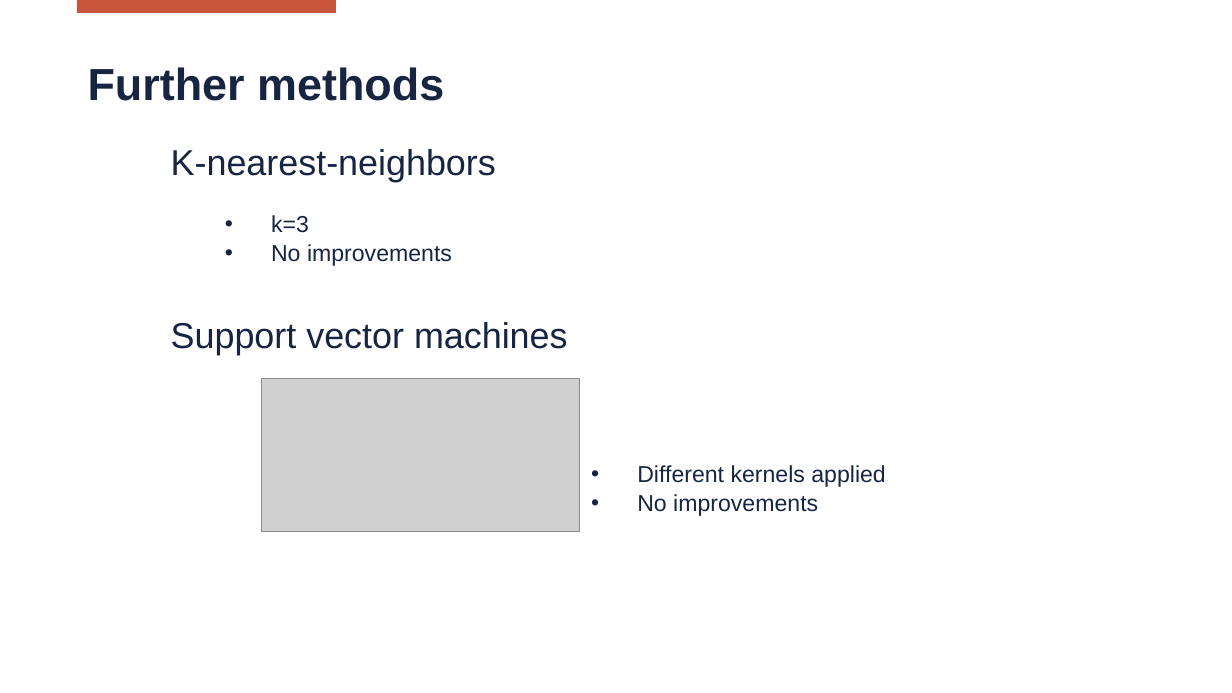
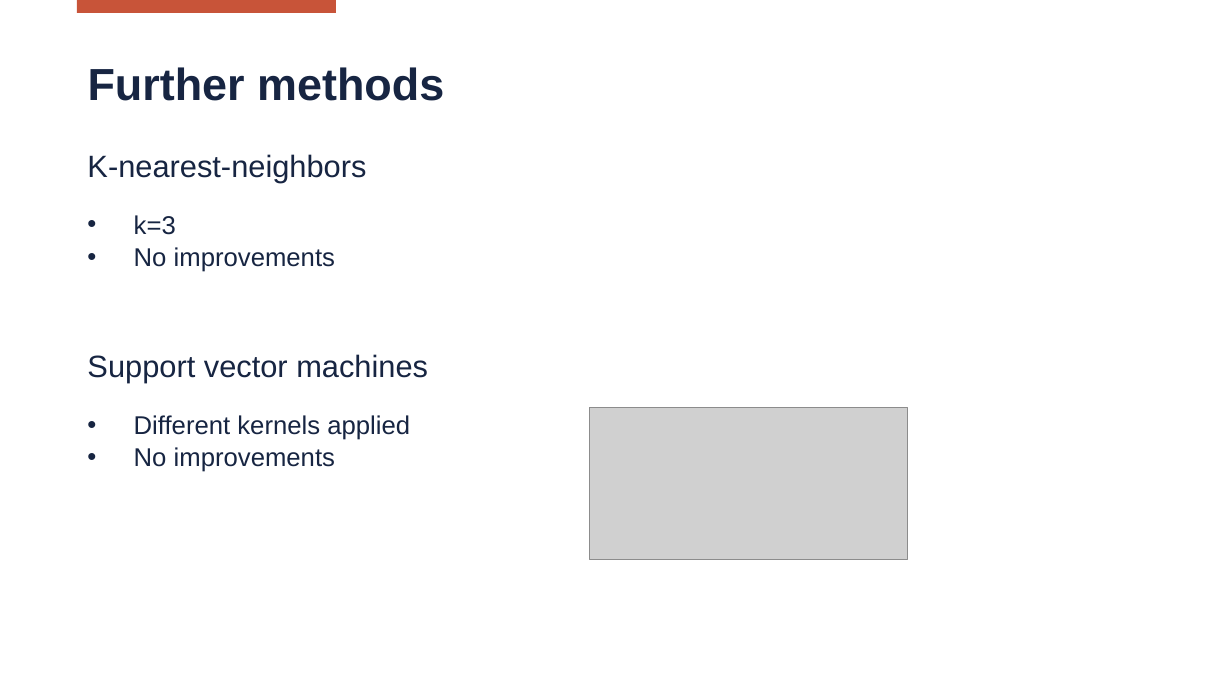
Before and after one commit to Matteo-Locatelli/SL_Project_2223, a slide deck: slide 36 of reports/Presentation.pptx. Drawn at 1232x693 pixels with LibreOffice and Linux fonts; fonts in the diff are those of the drawing; grey boxes stand for pictures; background and template pictures are left out. Boxes give left, top, right and bottom in pixels: in the first picture for what was removed or moved away, otherwise in the second. Text is boxed around its words. In the diff, an @@ line names an element or a change of style, - is before the commit and + after.

Commit message:
Update final presentation

```diff
--- a/reports/Presentation.pptx
+++ b/reports/Presentation.pptx
@@ text "K-nearest-neighbors" moved from (x1=171, y1=149, x2=496, y2=182) to (x1=87, y1=154, x2=366, y2=183) @@
@@ text "K-nearest-neighbors" at (x1=87, y1=154, x2=366, y2=183): size 28 to 24 pt @@
@@ text "k=3" moved from (x1=271, y1=215, x2=452, y2=266) to (x1=134, y1=215, x2=335, y2=272) @@
@@ text "k=3" at (x1=134, y1=215, x2=335, y2=272): size 18 to 20 pt @@
@@ text "Support vector machines" at (x1=87, y1=354, x2=428, y2=383): size 28 to 24 pt @@
@@ text "Support vector machines" moved from (x1=171, y1=322, x2=568, y2=355) to (x1=87, y1=354, x2=428, y2=383) @@
@@ text "Different kernels applied" at (x1=134, y1=415, x2=410, y2=472): size 18 to 20 pt @@
@@ text "Different kernels applied" moved from (x1=637, y1=465, x2=885, y2=516) to (x1=134, y1=415, x2=410, y2=472) @@
@@ picture moved from (x1=262, y1=379, x2=579, y2=531) to (x1=590, y1=408, x2=908, y2=560) @@
```
Also in this commit, not shown: 33 other slides changed.
